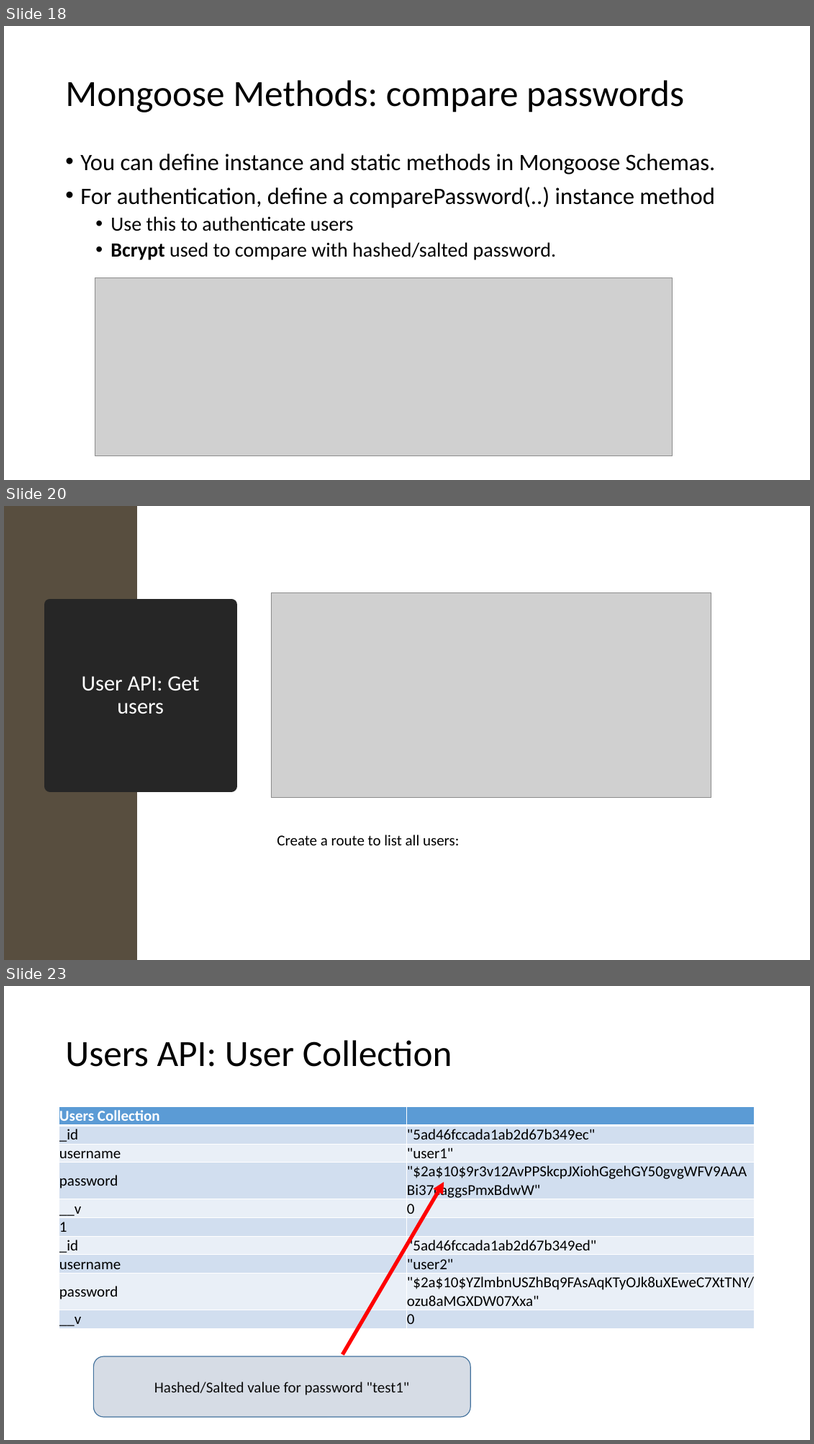
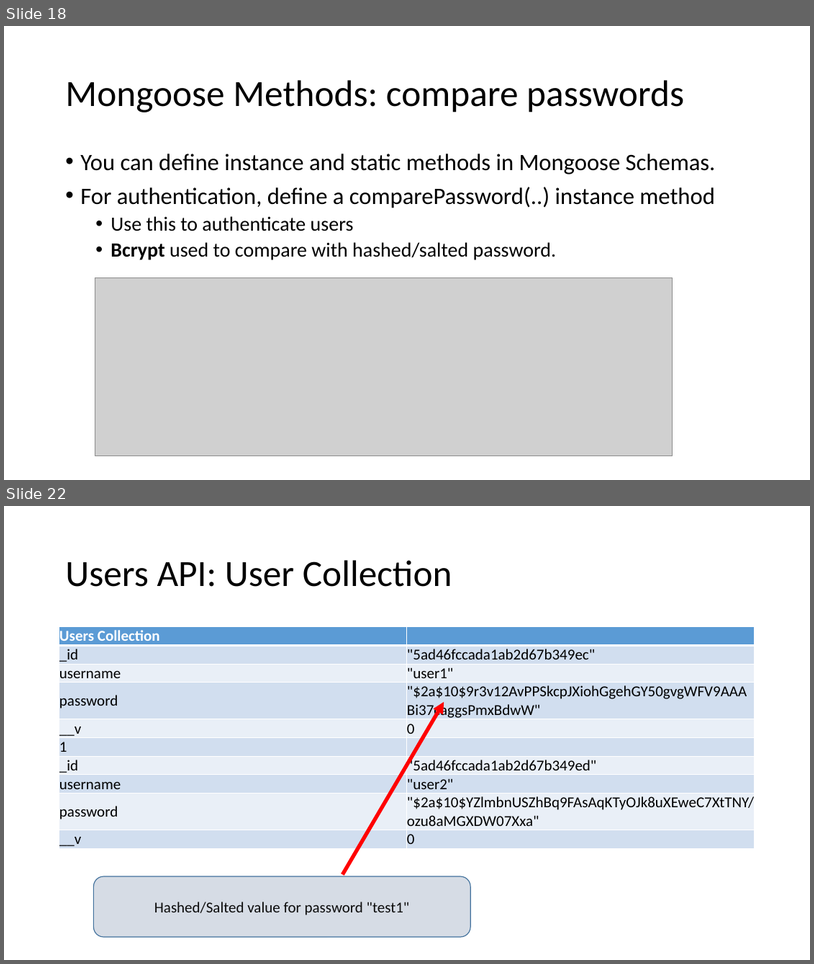
Before and after one commit to diarmuidoconnor/ict-2021, a slide deck: topic11/talk-01/Authentication with JWT.pptx. Shown one above the other, each under a label of ours: slides 18, 20 and 23 before the commit, slides 18 and 22 after it; the slides between them are not shown. The pictures are 814x1444 and 814x964 pixels, drawn with LibreOffice and Linux fonts; fonts in the diff are those of the drawing; grey boxes stand for pictures. Boxes give left, top, right and bottom in pixels: in the first picture for what was removed or moved away, otherwise in the second. Text is boxed around its words. In the diff, an @@ line names an element or a change of style, - is before the commit and + after.

```diff
--- a/topic11/talk-01/Authentication with JWT.pptx
+++ b/topic11/talk-01/Authentication with JWT.pptx
@@ slide 20 removed at [4, 506, 810, 960], background #FFFFFF @@
@@ rectangle removed at [4, 506, 137, 960] @@
@@ title removed at [50, 605, 232, 786] @@
-User API: Get users
@@ picture removed at [271, 593, 711, 798] @@
@@ text removed at [277, 834, 459, 845] @@
-Create a route to list all users:
@@ what was slide 23 is now slide 22 @@
```
Also in this commit, not shown: 9 slides changed, 37 other files.
